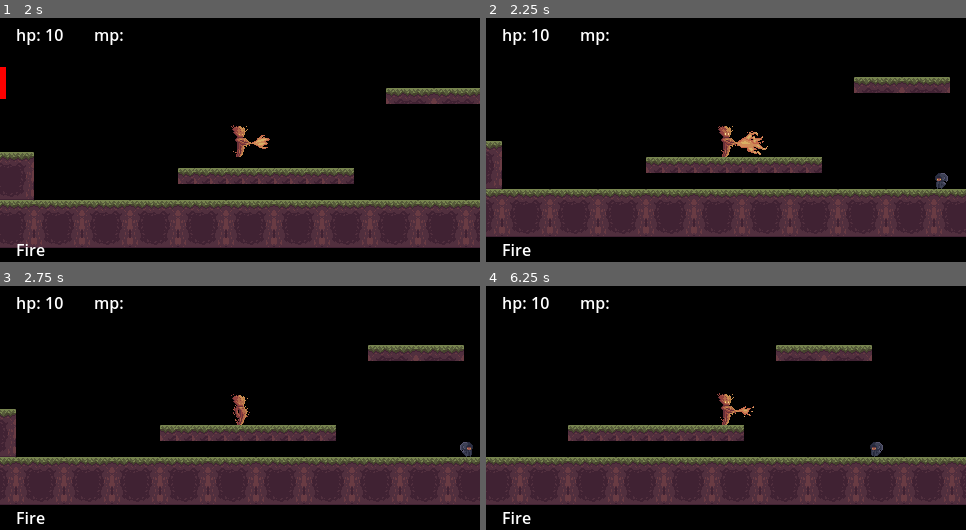
Above: before the commit, frames 1-4 (two rows, left to right).
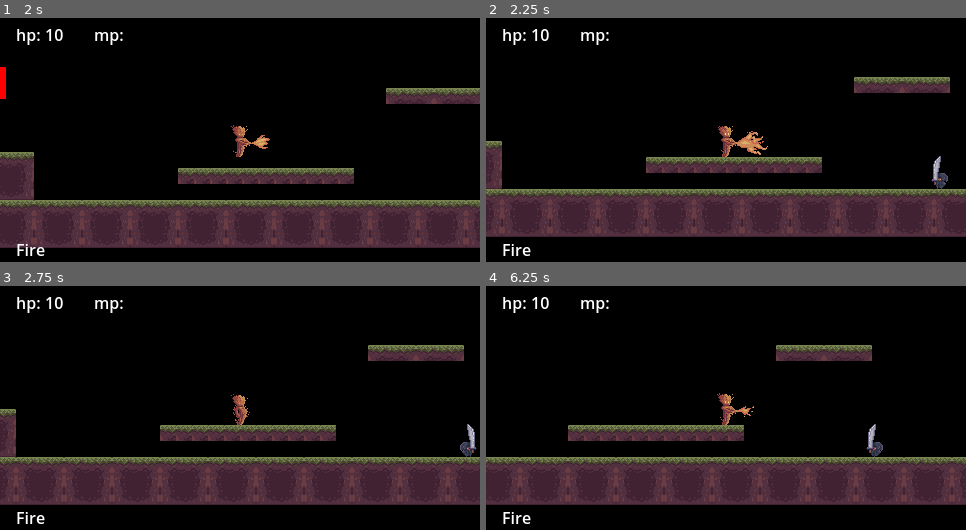
Above: after the commit, the same moments.

Repository: Enweave/pj16
Game: Godot game, scene res://Levels/System/main_menu_level.tscn
Same seed, same stepped clock (60 frames per second), same inputs: the game is played once before the commit and once after it.
Inputs (mouse positions are in pixels of both pictures, inside the frame that each line leads up to):
- Up to frame 1 (2 s): click "Start game" at 0.5 s; tap Enter at 1.25 s; move the mouse to (345, 127) at 1.27 s; hold D (input_MoveRight) from 1.28 s (still down); tap J (input_Fire) at 1.35 s; click (345, 127) at 1.42 s; tap Space (input_Jump) at 1.52 s
- Up to frame 2 (2.25 s): release D (input_MoveRight) at 2 s; drag from (630, 154) to (730, 142) at 2.02 s
- Up to frame 3 (2.75 s): no input
- Up to frame 4 (6.25 s): move the mouse to (774, 349) at 2.77 s; hold A (input_MoveLeft) 2.78-3.5 s; tap Delete at 2.85 s; drag from (702, 464) to (586, 310) at 3.52 s; move the mouse to (870, 449) at 4.27 s; hold D (input_MoveRight) 4.28-5 s; tap V at 4.35 s; tap Space (input_Jump) at 4.52 s; drag from (582, 368) to (654, 342) at 5.02 s; move the mouse to (750, 410) at 5.77 s; hold D (input_MoveRight) from 5.78 s (still down); tap Backspace at 5.85 s; click (750, 410) at 5.92 s

Frame 1 is identical in both runs. In frame 2, 0.1% of the frame differs, in the area x 92-95%, y 56-69%; in frame 3, 0.1%; in frame 4, 0.1%.

Commit message:
refactor weapons finish sword weapon

Diff:
--- a/Actors/Characters/Player/Abilities/earth_projectile.tscn
+++ b/Actors/Characters/Player/Abilities/earth_projectile.tscn
@@ -43,7 +43,7 @@
 [node name="EarthProjectile" type="Node2D"]
 script = ExtResource("1_t1xja")
 movement_mode = 1
-gravity_multiplier = 0.3
+gravity_multiplier = 0.4
 speed = 700.0
 pierce = true
 
--- a/Actors/Enemies/SwordEnemy/sword_enemy.tscn
+++ b/Actors/Enemies/SwordEnemy/sword_enemy.tscn
@@ -4,7 +4,7 @@
 [ext_resource type="PackedScene" uid="uid://dpobjcmff7wiq" path="res://Actors/Enemies/ground_enemy_body.tscn" id="2_1w3qa"]
 [ext_resource type="PackedScene" uid="uid://b5vghmk66lfh5" path="res://Actors/Enemies/enemy_sensor_area.tscn" id="3_bons2"]
 [ext_resource type="PackedScene" uid="uid://cifl13i28odru" path="res://Actors/Enemies/ground_enemy_ai.tscn" id="4_adjgg"]
-[ext_resource type="PackedScene" uid="uid://chhxisujjyp0q" path="res://Common/Framework/Combat/ranged_weapon_base.tscn" id="5_ipfcd"]
+[ext_resource type="PackedScene" uid="uid://chdv0dfjvphb2" path="res://Actors/Enemies/SwordEnemy/sword_weapon.tscn" id="5_has63"]
 [ext_resource type="Script" path="res://Common/Framework/health_component.gd" id="6_8crbj"]
 
 [node name="SwordEnemy" type="CharacterBody2D" node_paths=PackedStringArray("health_component")]
@@ -18,14 +18,15 @@
 vision_radius = 150.0
 
 [node name="AttackSensorArea" parent="." instance=ExtResource("3_bons2")]
-vision_radius = 50.0
+vision_radius = 16.0
 
 [node name="GroundEnemyAi" parent="." node_paths=PackedStringArray("vision_area", "attack_area", "current_weapon") instance=ExtResource("4_adjgg")]
 vision_area = NodePath("../VisionArea")
 attack_area = NodePath("../AttackSensorArea")
-current_weapon = NodePath("../RangedWeaponBase")
+current_weapon = NodePath("../SwordWeapon")
 
-[node name="RangedWeaponBase" parent="." instance=ExtResource("5_ipfcd")]
+[node name="SwordWeapon" parent="." instance=ExtResource("5_has63")]
+position = Vector2(0, -11)
 
 [node name="HealthComponent" type="Node" parent="."]
 script = ExtResource("6_8crbj")
--- /dev/null
+++ b/Actors/Enemies/SwordEnemy/sword_weapon.tscn
@@ -0,0 +1,100 @@
+[gd_scene load_steps=10 format=3 uid="uid://chdv0dfjvphb2"]
+
+[ext_resource type="Script" path="res://Common/Framework/Combat/melee_weapon_base.gd" id="1_rjb2p"]
+[ext_resource type="Texture2D" uid="uid://s3ufdwoh7yu8" path="res://Assets/SpriteSheets/Weapons/Sword-SheetFlip.png" id="2_557j7"]
+
+[sub_resource type="AtlasTexture" id="AtlasTexture_uvbkh"]
+atlas = ExtResource("2_557j7")
+region = Rect2(117, 0, 64, 48)
+
+[sub_resource type="AtlasTexture" id="AtlasTexture_hnnsl"]
+atlas = ExtResource("2_557j7")
+region = Rect2(181, 0, 64, 48)
+
+[sub_resource type="AtlasTexture" id="AtlasTexture_qg0te"]
+atlas = ExtResource("2_557j7")
+region = Rect2(245, 0, 64, 48)
+
+[sub_resource type="AtlasTexture" id="AtlasTexture_lmg2x"]
+atlas = ExtResource("2_557j7")
+region = Rect2(0, 0, 62, 48)
+
+[sub_resource type="AtlasTexture" id="AtlasTexture_55aeo"]
+atlas = ExtResource("2_557j7")
+region = Rect2(82, 0, 39, 48)
+
+[sub_resource type="SpriteFrames" id="SpriteFrames_qaxko"]
+animations = [{
+"frames": [{
+"duration": 1.0,
+"texture": SubResource("AtlasTexture_uvbkh")
+}, {
+"duration": 1.0,
+"texture": SubResource("AtlasTexture_hnnsl")
+}, {
+"duration": 1.0,
+"texture": SubResource("AtlasTexture_qg0te")
+}],
+"loop": false,
+"name": &"attack",
+"speed": 8.0
+}, {
+"frames": [{
+"duration": 1.0,
+"texture": SubResource("AtlasTexture_lmg2x")
+}],
+"loop": true,
+"name": &"default",
+"speed": 5.0
+}, {
+"frames": [{
+"duration": 1.0,
+"texture": SubResource("AtlasTexture_55aeo")
+}],
+"loop": false,
+"name": &"windup",
+"speed": 5.0
+}]
+
+[sub_resource type="CircleShape2D" id="CircleShape2D_arojd"]
+radius = 16.0
+
+[node name="SwordWeapon" type="Node2D" node_paths=PackedStringArray("hitbox_origin", "hitbox", "weapon_sprite_origin", "weapon_sprite")]
+script = ExtResource("1_rjb2p")
+hitbox_origin = NodePath("HitboxOrigin")
+hitbox = NodePath("HitboxOrigin/Area2D")
+windup_time = 0.2
+cooldown_time = 0.7
+weapon_sprite_origin = NodePath("SpriteOrigin")
+weapon_sprite = NodePath("SpriteOrigin/AnimatedSprite2D")
+
+[node name="SpriteOrigin" type="Node2D" parent="."]
+
+[node name="AnimatedSprite2D" type="AnimatedSprite2D" parent="SpriteOrigin"]
+position = Vector2(2, 0)
+sprite_frames = SubResource("SpriteFrames_qaxko")
+autoplay = "default"
+
+[node name="HitboxOrigin" type="Node2D" parent="."]
+
+[node name="Area2D" type="Area2D" parent="HitboxOrigin"]
+position = Vector2(-4, 0)
+collision_layer = 0
+collision_mask = 17
+
+[node name="CollisionShape2D" type="CollisionShape2D" parent="HitboxOrigin/Area2D"]
+position = Vector2(7, 0)
+shape = SubResource("CircleShape2D_arojd")
+
+[node name="StatusLabel" type="Label" parent="."]
+unique_name_in_owner = true
+visible = false
+offset_left = -15.0
+offset_top = -44.0
+offset_right = 15.0
+offset_bottom = -21.0
+grow_horizontal = 2
+grow_vertical = 2
+size_flags_horizontal = 4
+horizontal_alignment = 1
+vertical_alignment = 1
--- a/Common/Framework/Combat/melee_weapon_base.gd
+++ b/Common/Framework/Combat/melee_weapon_base.gd
@@ -1,7 +1,7 @@
 extends WeaponBase
 class_name MeleeWeaponBase
 
-@export_group("Melee weapon")
+@export_group("Melee weapon hitbox")
 @export var hitbox_origin: Node2D
 @export var hitbox: Area2D = null
 
@@ -18,6 +18,8 @@
     hitbox_origin.visible = true
     if hitbox != null:
         for body in hitbox.get_overlapping_bodies():
+            if body == instigator:
+                continue
             if HealthComponent.FIELD_NAME in body:
                 var health_component: HealthComponent = body[HealthComponent.FIELD_NAME]
                 health_component.damage(damage, element)
@@ -29,6 +31,7 @@
 
 
 func _process(_delta: float) -> void:
+    super._process(_delta)
     if hitbox != null and instigator != null:
         _hitbox_direction.x = instigator.get_latent_control_direction().x
         hitbox_origin.scale.x = _hitbox_direction.x
--- a/Common/Framework/Combat/melee_weapon_base.tscn
+++ b/Common/Framework/Combat/melee_weapon_base.tscn
@@ -2,10 +2,9 @@
 
 [ext_resource type="Script" path="res://Common/Framework/Combat/melee_weapon_base.gd" id="1_gqbbq"]
 
-[node name="MeleeWeaponBase" type="Node2D" node_paths=PackedStringArray("hitbox", "animation_player")]
+[node name="MeleeWeaponBase" type="Node2D" node_paths=PackedStringArray("hitbox")]
 script = ExtResource("1_gqbbq")
 hitbox = NodePath("Area2D")
-animation_player = NodePath("AnimationPlayer")
 
 [node name="Area2D" type="Area2D" parent="."]
 
--- a/Common/Framework/Combat/weapon_base.gd
+++ b/Common/Framework/Combat/weapon_base.gd
@@ -2,14 +2,27 @@
 
 class_name WeaponBase
 
-@export_group("Weapon base")
+@export_group("Combat parameters")
 @export var damage: float = 1
 @export var element: Constants.Elements = Constants.Elements.None
 @export var windup_time: float = 0.1
 @export var cooldown_time: float = 0.3
 @export var full_auto: bool = false
 
+@export_group("Weapon Animation")
+@export var weapon_sprite_origin: Node2D = null
+@export var weapon_sprite: AnimatedSprite2D = null
+@export var weapon_sprite_animation_idle: String = "default"
+@export var weapon_sprite_animation_windup: String = "windup"
+@export var weapon_sprite_animation_attack: String = "attack"
+
 var instigator: CharacterBase = null
+
+func _process(_delta: float) -> void:
+	super._process(_delta)
+	if weapon_sprite_origin != null and instigator != null:
+		weapon_sprite_origin.scale.x = instigator.get_latent_control_direction().x
+
 
 func _ready():
 	super._ready()
@@ -23,12 +36,18 @@
 		instigator = owner
 
 func _on_windup() -> void:
+	if weapon_sprite != null:
+		weapon_sprite.play(weapon_sprite_animation_windup)
 	_update_status_label("Charging...")
 
 func _on_activation() -> void:
+	if weapon_sprite != null:
+		weapon_sprite.play(weapon_sprite_animation_attack)
 	_update_status_label("ATAC!")
 
 func _on_cooldown_passed() -> void:
+	if weapon_sprite != null:
+		weapon_sprite.play(weapon_sprite_animation_idle)
 	_update_status_label("")
 
 
--- a/Common/Framework/feature_base.gd
+++ b/Common/Framework/feature_base.gd
@@ -171,3 +171,6 @@
 			ability_inventory.set_switching_allowed(true)
 		_active = false
 		_trigger_down = false
+
+func _process(_delta: float) -> void:
+	pass
